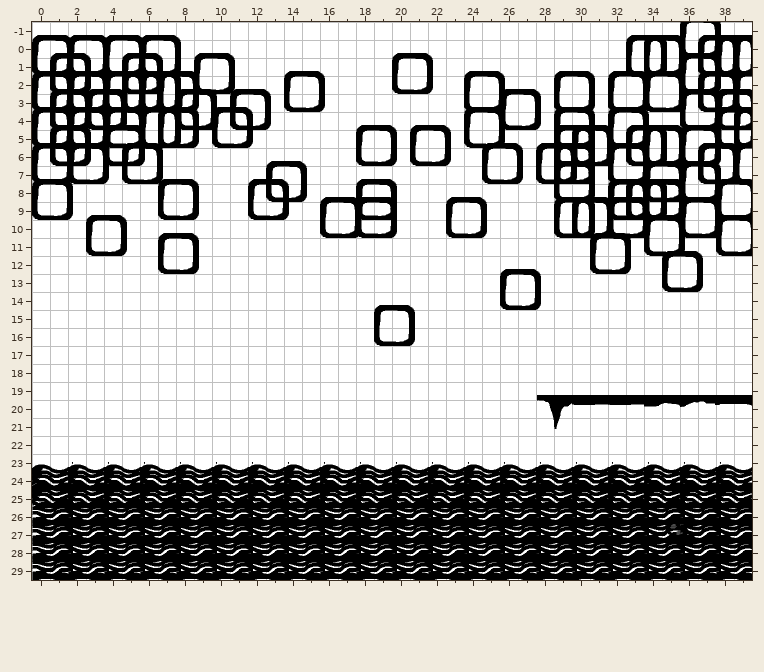
Level history. Tiled map: data/map/map2.7.tmx. The first picture shows the starting point.
Cells are 35x35 px. Shown: x 0..39, y -1..29.
The result:
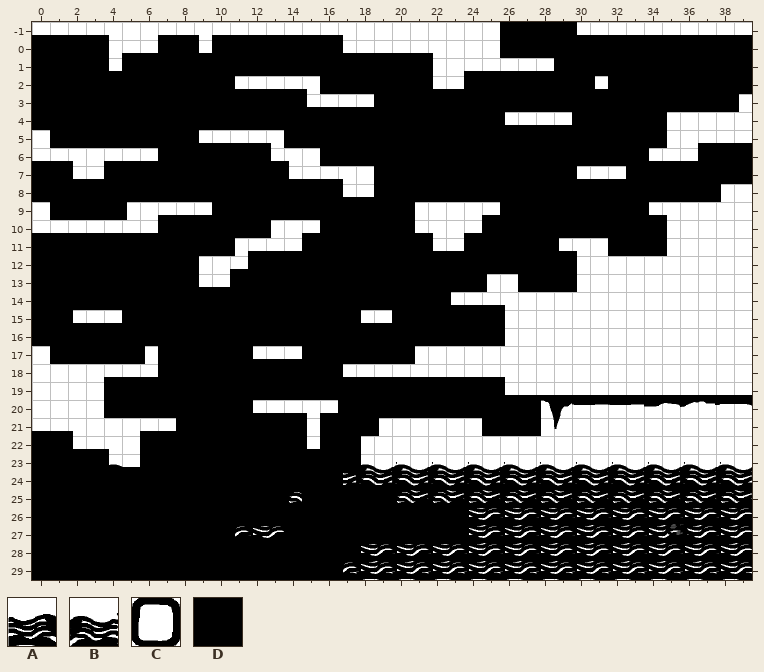
Key: from "tileset3": A 7, B 9, C 46, D 78.
_ is an empty cell.
What changed:
Layer "Tile Layer 1":
Tile A gives way to tile D in row 26 at x 0, 2, 4, 6, 8, 10, 12, 16 and 18; in row 27 at x 0, 2, 6, 8, 14, 18, 20 and 22; in row 28 at x 2, 4, 6, 8 and 16; in row 29 at x 0, 2, 4, 6, 8, 10, 12 and 14.
Tile B gives way to tile D in row 24 at x 0, 2, 8, 10, 12 and 14; in row 25 at x 0, 4, 6 and 8.
Tile C gives way to tile D in row 1 at x 0, 2, 33 to 34 and 37 to 39; in row 2 at x 1, 5, 9 and 20; in row 3 at x 0, 4 to 6, 24, 29, 32, 34 and 37; in row 4 at x 3 and 11; in row 5 at x 2, 4, 6 to 7 and 32; in row 6 at x 18, 21 and 29 to 30.
Tile C gives way to tile D in row 7 at x 37 and 39; in row 8 at x 34 and 36; in row 9 at x 12 and 32; in row 10 at x 16, 18 and 29 to 30.
The edit adds tile D in row 0 at x 26 to 28; in row 1 at x 1, 7, 10 to 15, 29 to 32 and 35 to 36; in row 2 at x 6 to 8, 16 to 19 and 37 to 39; in row 3 at x 1, 3, 8, 25 to 28, 33 and 35 to 36; in row 4 at x 0, 2, 4, 9 to 10, 12 to 13, 19 to 24 and 30; in row 5 at x 1, 3, 5, 14 to 18, 31 and 33.
The edit adds tile D in row 6 at x 16 to 17, 19 to 20, 22 to 28 and 31 to 32; in row 7 at x 7 to 11 and 38; in row 8 at x 0, 4 to 12, 19 to 28, 33 and 35; in row 9 at x 1 to 3, 13 to 15, 19 and 28 to 31; in row 10 at x 10 to 11, 17, 19, 26 to 28 and 31; in row 11 at x 7 to 9, 25 and 32 to 33.
The edit adds tile D in row 12 at x 0 to 5, 15 to 20 and 24 to 27; in row 13 at x 3 to 7, 12 to 14, 19, 22 to 23 and 27 to 28; in row 14 at x 0 to 6, 11 to 12 and 15 to 21; in row 15 at x 7 to 16; in row 16 at x 0, 5 to 10, 12 to 14 and 20 to 24; in row 17 at x 1 to 4 and 15 to 19.
The edit adds tile D in row 18 at x 7 to 10; in row 19 at x 11 to 15; in row 20 at x 4 to 10 and 17 to 24; in row 21 at x 17 and 25 to 26; in row 22 at x 8 to 13 and 16; in row 23 at x 0, 6 to 7 and 16.
The edit adds tile D in row 24 at x 1, 9, 11, 13 and 15; in row 25 at x 3 and 7; in row 26 at x 1, 3, 5, 7, 9, 11, 15 and 17; in row 27 at x 1, 3, 7, 9, 19 and 21; in row 28 at x 1, 3, 5, 7 and 9; in row 29 at x 1, 3, 7, 9, 11, 13 and 15.
The author cleared tile C in row 0 at x 36; in row 1 at x 4 and 6; in row 2 at x 36; in row 3 at x 2, 7, 14 and 39; in row 4 at x 1, 8, 26, 36 and 38; in row 5 at x 0, 10, 24, 29 and 38 to 39.
The author cleared tile C in row 6 at x 1, 4, 33 to 34 and 36; in row 7 at x 0, 2, 5, 25, 28 to 29 and 32; in row 8 at x 13 and 29; in row 9 at x 0, 7, 18, 33 to 34 and 38; in row 10 at x 23, 32 and 36; in row 11 at x 3, 34 and 38.
The author cleared tile C in row 12 at x 7 and 31; in row 13 at x 35; in row 14 at x 26; in row 16 at x 19.
